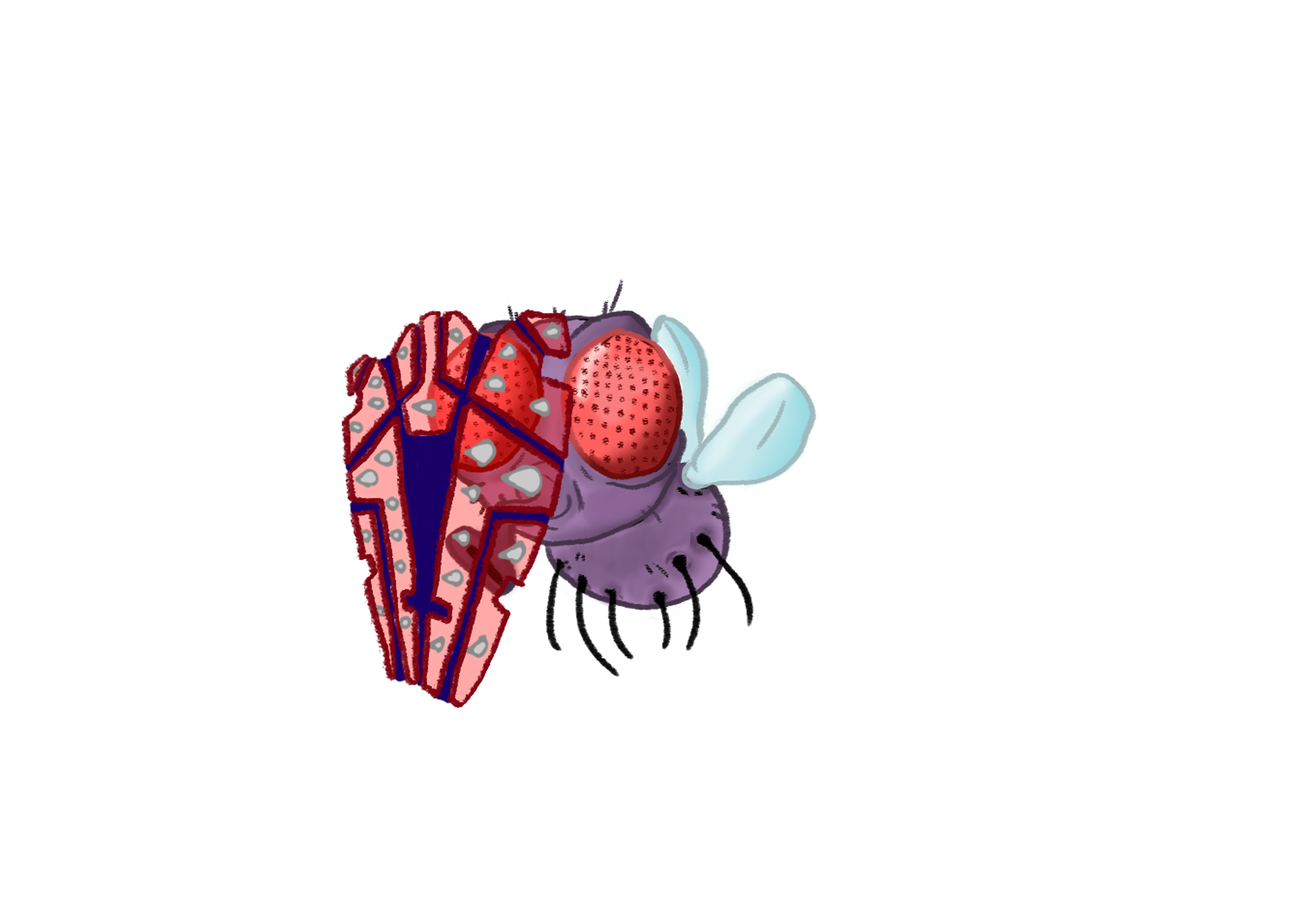
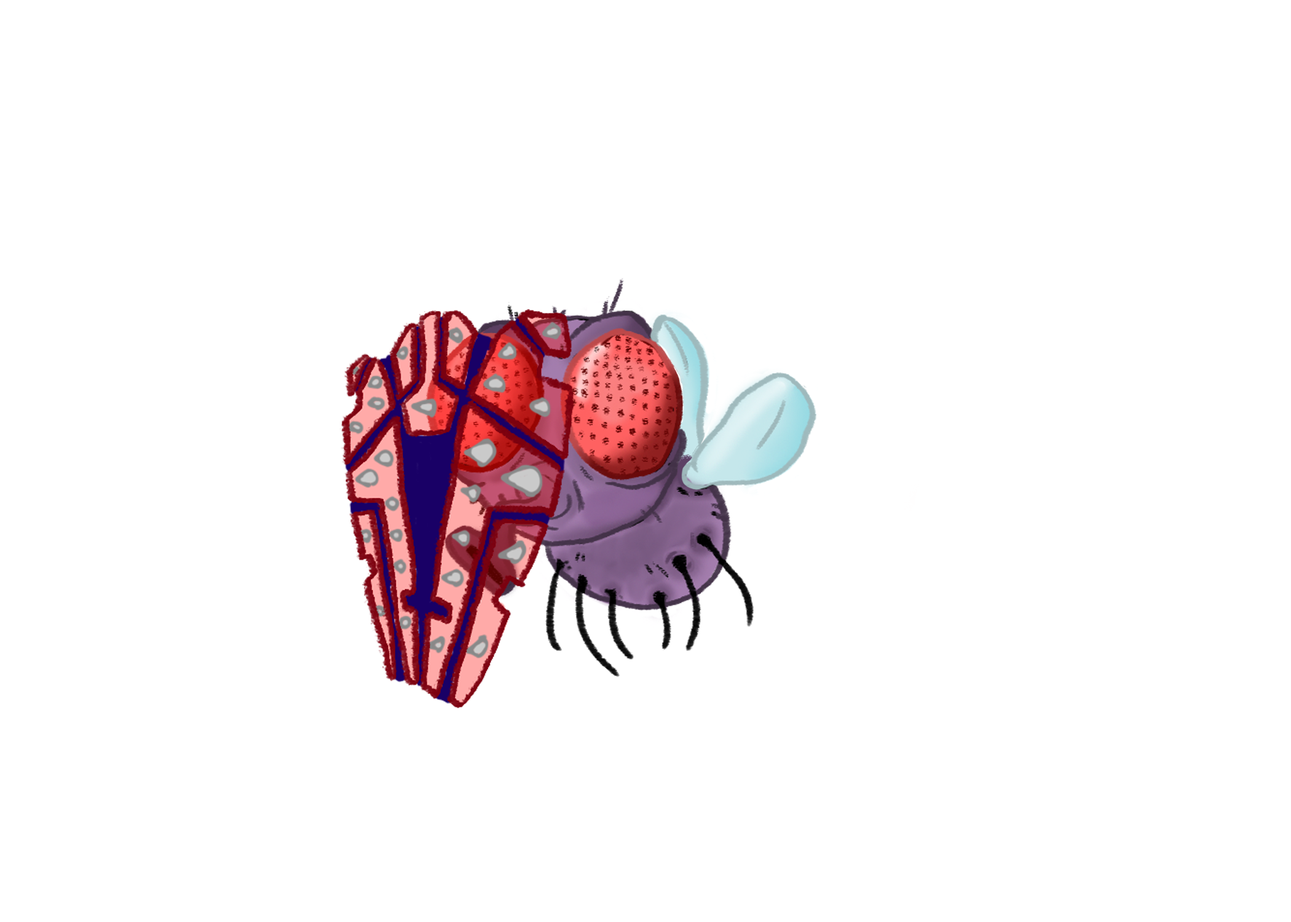
The second 1291x922 image is a revision of the first. Changes to its layers:
moved "sheild" (2nd of 2) above "sheild copy 2" over [679, 454, 694, 467]
